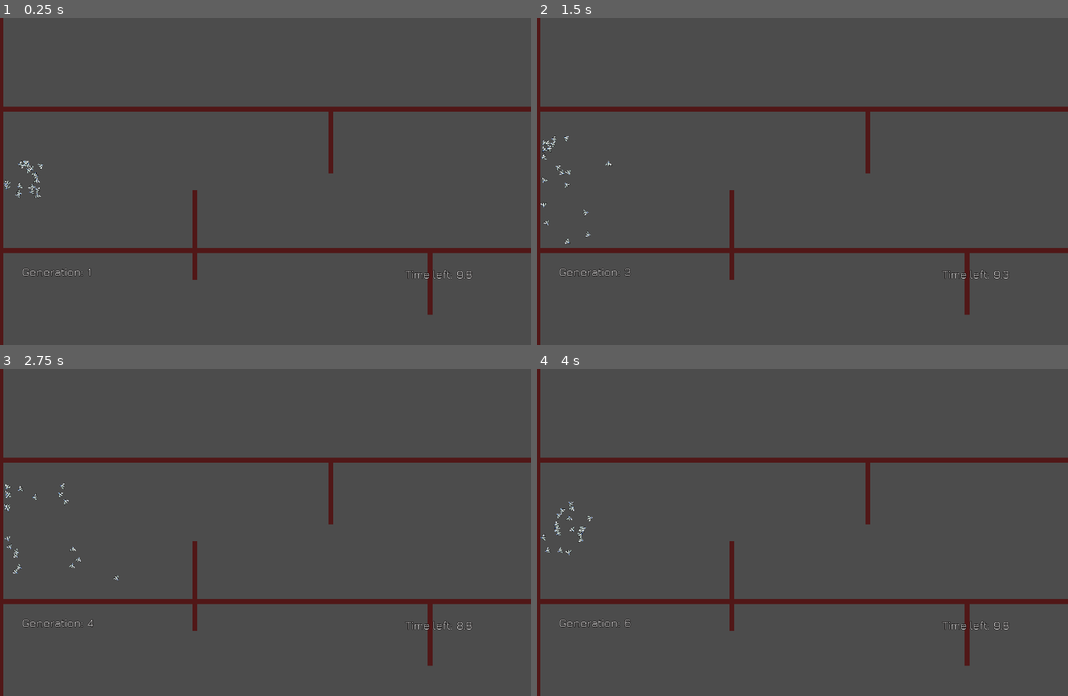
Above: before the commit, frames 1-4 (two rows, left to right).
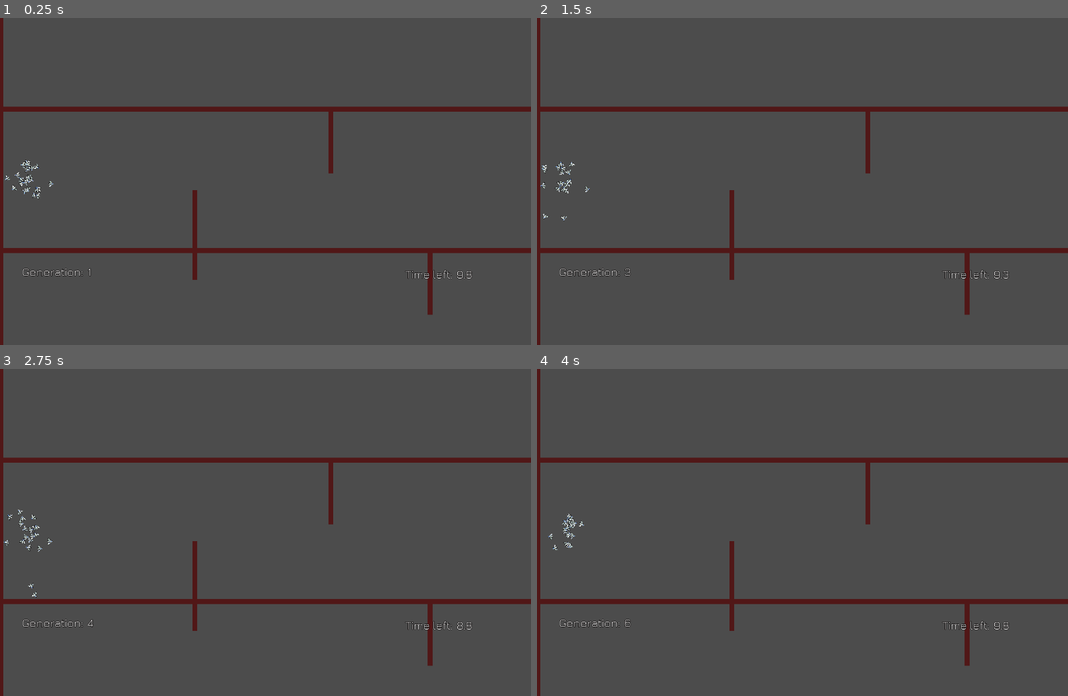
Above: after the commit, the same moments.

Repository: a0x77ry/plasmata
Game: Godot game, scene res://level1.tscn
Same seed, same stepped clock (60 frames per second), same inputs: the game is played once before the commit and once after it.
Inputs:
- Up to frame 1 (0.25 s): no input
- Up to frame 2 (1.5 s): tap Enter (ui_accept) at 0.5, 0.77 s
- Up to frame 3 (2.75 s): tap Enter (ui_accept) at 1.52 s
- Up to frame 4 (4 s): tap Enter (ui_accept) at 3.02, 3.77 s

The runs differ from the first frame. In frame 1, 0.3% of the frame differs, in the area x 0-11%, y 43-56%; in frame 2, 0.3%; in frame 3, 0.3%, in the area x 0-23%, y 34-70%; in frame 4, 0.3%.

Commit message:
Delete weight shift

Diff:
--- a/scripts/main.gd
+++ b/scripts/main.gd
@@ -70,20 +70,13 @@
   for _i in range(number_of_offspring):
     for i in range(crossovered_genome["links"].size()):
       var b = random.randfn(1.0, DEVIATION_FROM_PARENTS)
-      var c = random.randfn(1.0, DEVIATION_FROM_PARENTS)
       var offspring_link_weight_1: float
-      var offspring_link_w_shift_1: float
       var offspring_link_weight_2: float
-      var offspring_link_w_shift_2: float
 
       var p0_w = couple_genomes[0]["links"][i]["weight"]
       var p1_w = couple_genomes[1]["links"][i]["weight"]
-      var p0_ws = couple_genomes[0]["links"][i]["w_shift"]
-      var p1_ws = couple_genomes[1]["links"][i]["w_shift"]
       offspring_link_weight_1 = ((1.0 + b) * p0_w + (1.0 - b) * p1_w) / 2.0
-      offspring_link_w_shift_1 = ((1.0 + c) * p0_ws + (1.0 - c) * p1_ws) / 2.0
       offspring_link_weight_2 = ((1.0 - b) * p0_w + (1.0 + b) * p1_w) / 2.0
-      offspring_link_w_shift_2 = ((1.0 - c) * p0_ws + (1.0 + c) * p1_ws) / 2.0
 
       # if p0_w != p1_w or p0_ws != p1_ws:
       #   print("Parent 0 weight: %s" % p0_w)
@@ -94,9 +87,7 @@
       #   print("Offspring w_shift: %s" % offspring_link_w_shift_1)
 
       crossovered_genome["links"][i]["weight"] = offspring_link_weight_1
-      crossovered_genome["links"][i]["w_shift"] = offspring_link_w_shift_1
       crossovered_genome["links"][i]["weight"] = offspring_link_weight_2
-      crossovered_genome["links"][i]["w_shift"] = offspring_link_w_shift_2
     crossovered_genomes.append(crossovered_genome)
   # print("Couple crossover returning %s offspring" % crossovered_genomes.size())
   return crossovered_genomes
@@ -116,22 +107,14 @@
           # print("Original: %s" % link["weight"])
           link["weight"] = random.randfn(link["weight"], MUTATION_STANDARD_DEVIATION)
           # print("Mutated: %s" % link["weight"])
-        if random.randf() < EXPECTED_MUTATED_GENES / float(genome["links"].size()):
-          # print("Weight Shift Mutated")
-          # print("Original: %s" % link["w_shift"])
-          link["w_shift"] = random.randfn(link["w_shift"], MUTATION_STANDARD_DEVIATION)
-          # print("Mutated: %s" % link["w_shift"])
 
   if check:
     for i in parent_genomes.size():
       for link_i in parent_genomes[i]["links"].size():
         var original_w = parent_genomes[i]["links"][link_i]["weight"]
         var mutated_w = mutated_genomes[i]["links"][link_i]["weight"]
-        var original_w_s = parent_genomes[i]["links"][link_i]["w_shift"]
-        var mutated_w_s = mutated_genomes[i]["links"][link_i]["w_shift"]
-        if original_w != mutated_w || original_w_s != mutated_w_s:
+        if original_w != mutated_w:
           print("Genome %s. Original: %s. Mutated: %s" % [i, original_w, mutated_w])
-          print("Genome %s. Original shift: %s. Mutated shift: %s" % [i, original_w_s, mutated_w_s])
 
   return mutated_genomes
 
--- a/scripts/neural_network.gd
+++ b/scripts/neural_network.gd
@@ -55,17 +55,18 @@
         elif nid == link["to_id"]:
           target_node = node
       if (source_node != null) && (target_node != null):
-        var link_instance = Link.new(link["id"], source_node, target_node, link["weight"], link["w_shift"])
+        # var link_instance = Link.new(link["id"], source_node, target_node, link["weight"], link["w_shift"])
+        var link_instance = Link.new(link["id"], source_node, target_node, link["weight"])
         links.append(link_instance)
 
 
 func connect_nn_layers(source_layer, target_layer):
   for s_node in source_layer:
     for t_node in target_layer:
-      var new_link = Link.new(NO_ID, s_node, t_node, random.randf_range(-1.0, 1.0), random.randf_range(-1.0, 1.0))
+      var new_link = Link.new(NO_ID, s_node, t_node, random.randf_range(-1.0, 1.0))
       links.append(new_link)
       genome["links"].append({"id": new_link.id,
-          "weight": new_link.weight, "w_shift": new_link.w_shift, "from_id": new_link.source_node.id,
+          "weight": new_link.weight, "from_id": new_link.source_node.id,
           "to_id": new_link.target_node.id})
 
 
@@ -191,10 +192,9 @@
   var source_node: NNNode
   var target_node: NNNode
   var weight: float
-  var w_shift: float
-
-
-  func _init(_id, _source_node: NNNode, _target_node: NNNode, _weight, _w_shift):
+
+
+  func _init(_id, _source_node: NNNode, _target_node: NNNode, _weight):
     if _id < 0:
       id = Main.generate_UID()
     else:
@@ -202,11 +202,10 @@
     source_node = _source_node
     target_node = _target_node
     weight = _weight
-    w_shift = _w_shift
 
     source_node.add_outgoing_link(self)
     target_node.add_incoming_link(self)
 
 
   func get_value():
-    return (source_node.get_value() * weight) + w_shift
+    return source_node.get_value() * weight
